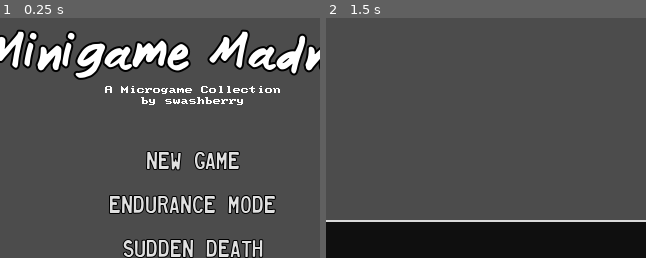
Above: before the commit, frames 1-2 (left to right).
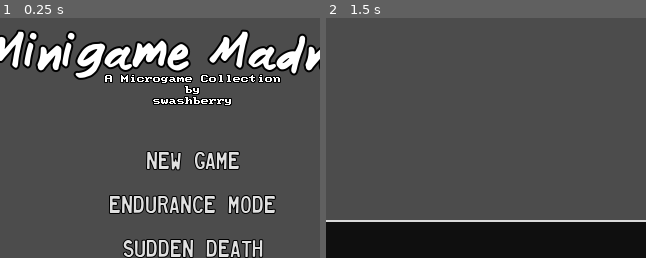
Above: after the commit, the same moments.

Repository: swashdev/minigame-madness
Game: Godot game, scene res://master/scenes/master.tscn
Two runs of this game, one before a commit and one after it. Both use one fixed random seed, a clock stepped at 60 frames per second and the inputs below.
Inputs (mouse positions are % of the whole screen's width and height, from its top left):
- Up to frame 1 (0.25 s): no input
- Up to frame 2 (1.5 s): click "New Game" at 0.5 s; tap Enter at 1.25 s; move the mouse to (72, 45) at 1.27 s; hold Right (move_right) from 1.28 s (still down); hold Space (action) from 1.28 s (still down)
The pictures show only the part of the screen within x 20-70%, y 2-52%; the shares and areas given below are measured in that part.

The runs differ from the first frame. In frame 1, 2.8% of the frame differs, in the area x 32-88%, y 23-37%; in frame 2, nothing differs.

Commit message:
[MASTER] reformat the byline.
The byline now has three lines instead of just two, bringing the text
closer to the title and giving it a more centered and balanced
appearance.

Diff:
--- a/master/scenes/menus/main_menu.tscn
+++ b/master/scenes/menus/main_menu.tscn
@@ -9,6 +9,7 @@
 [ext_resource path="res://shared/fonts/title.tres" type="DynamicFont" id=7]
 [ext_resource path="res://shared/themes/main_menu.tres" type="Theme" id=8]
 [ext_resource path="res://shared/themes/minigame_madness.tres" type="Theme" id=9]
+[ext_resource path="res://shared/fonts/tite_byline.tres" type="DynamicFont" id=10]
 
 [node name="MainMenu" type="Control"]
 anchor_right = 1.0
@@ -150,10 +151,11 @@
 anchor_top = 1.0
 anchor_right = 1.0
 anchor_bottom = 1.0
-margin_top = -19.0
-custom_fonts/font = ExtResource( 6 )
+margin_top = -30.0
+custom_fonts/font = ExtResource( 10 )
 text = "A Microgame Collection
-by swashberry"
+by
+swashberry"
 align = 1
 __meta__ = {
 "_edit_use_anchors_": false
Not shown: 1 places in master/scenes/menus/main_menu.tscn that only renumber resources
